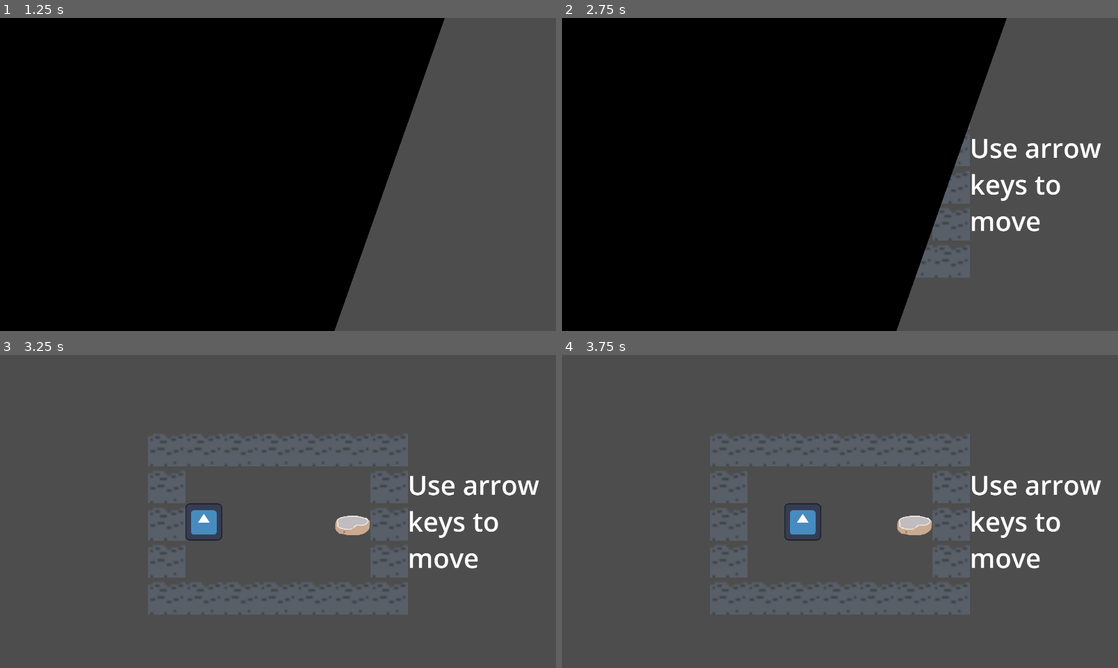
Above: before the commit, frames 1-4 (two rows, left to right).
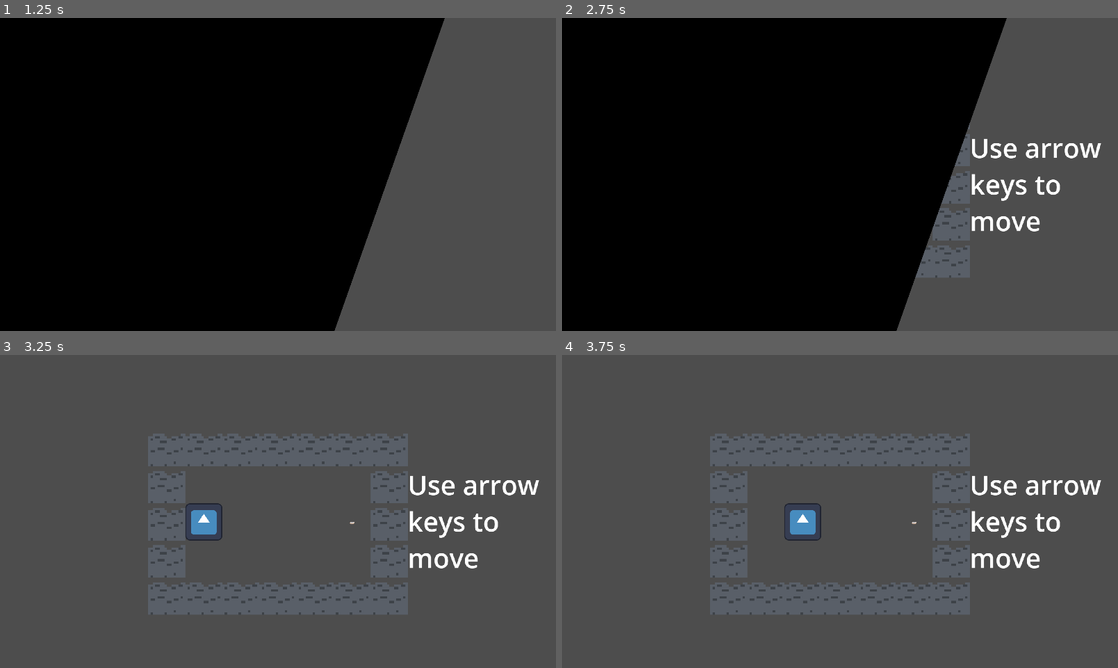
Above: after the commit, the same moments.

Repository: Just-a-Bee/Chrono-Cat
Game: Godot game, scene res://ui/title/title.tscn
The game is run twice, just before and just after one commit, with the same random seed, the same clock (stepped at 60 frames per second) and the same inputs. The engine's default icon, where the game draws it, is replaced by a stand-in: a white triangle on a blue panel in a dark square.
Inputs:
- Up to frame 1 (1.25 s): click "Play" at 0.5 s
- Up to frame 2 (2.75 s): hold D (right) 1.28-2 s; hold X (rewind) 1.28-2 s; click "Having a Nap" at 2 s
- Up to frame 3 (3.25 s): hold S (down) from 2.78 s (still down); tap Z (undo) at 2.85 s
- Up to frame 4 (3.75 s): tap Enter at 3.5 s; release S (down) at 3.53 s; hold D (right) from 3.53 s (still down); hold X (rewind) from 3.53 s (still down)

Frame 1 is identical in both runs. In frame 2, 0.1% of the frame differs, in the area x 73-97%, y 38-69%; in frame 3, 0.5%, in the area x 34-97%, y 38-69%; in frame 4, 0.5%.

Commit message:
Redid actor sprites to all be 16x16, changed canvas filter to look much nicer Pause menu now only includes exit level if in level

Diff:
--- a/main.gd
+++ b/main.gd
@@ -1,4 +1,5 @@
 extends Node2D
+class_name Main
 
 #Script for state autoload, changes game state, passing data like level completions between states
 
@@ -41,6 +42,7 @@
 
 # function to pause the game
 func pause():
+	$PauseMenu.update_buttons()
 	$PauseMenu.show()
 	do_input = false
 	is_paused = true
--- a/main.tscn
+++ b/main.tscn
@@ -50,6 +50,7 @@
 }]
 
 [node name="Main" type="Node2D"]
+texture_filter = 1
 script = ExtResource("1_ntcjf")
 
 [node name="LevelSelect" parent="." instance=ExtResource("2_p70cs")]
--- a/ui/pause_menu.gd
+++ b/ui/pause_menu.gd
@@ -1,6 +1,12 @@
 extends Control
 
-@onready var main = get_parent()
+@onready var main:Main = get_parent()
+
+func update_buttons():
+	if main.state != main.STATES.LEVEL:
+		$VBoxContainer/ReturnToMap.hide()
+	else:
+		$VBoxContainer/ReturnToMap.show()
 
 func _on_resume_button_up():
 	main.unpause()
Binary file changed: assets/actors/Bed.png
Binary file changed: assets/actors/Box.png
Binary file changed: assets/actors/Door.png
Binary file changed: assets/actors/Key.png
Not shown, changed: todo.txt
